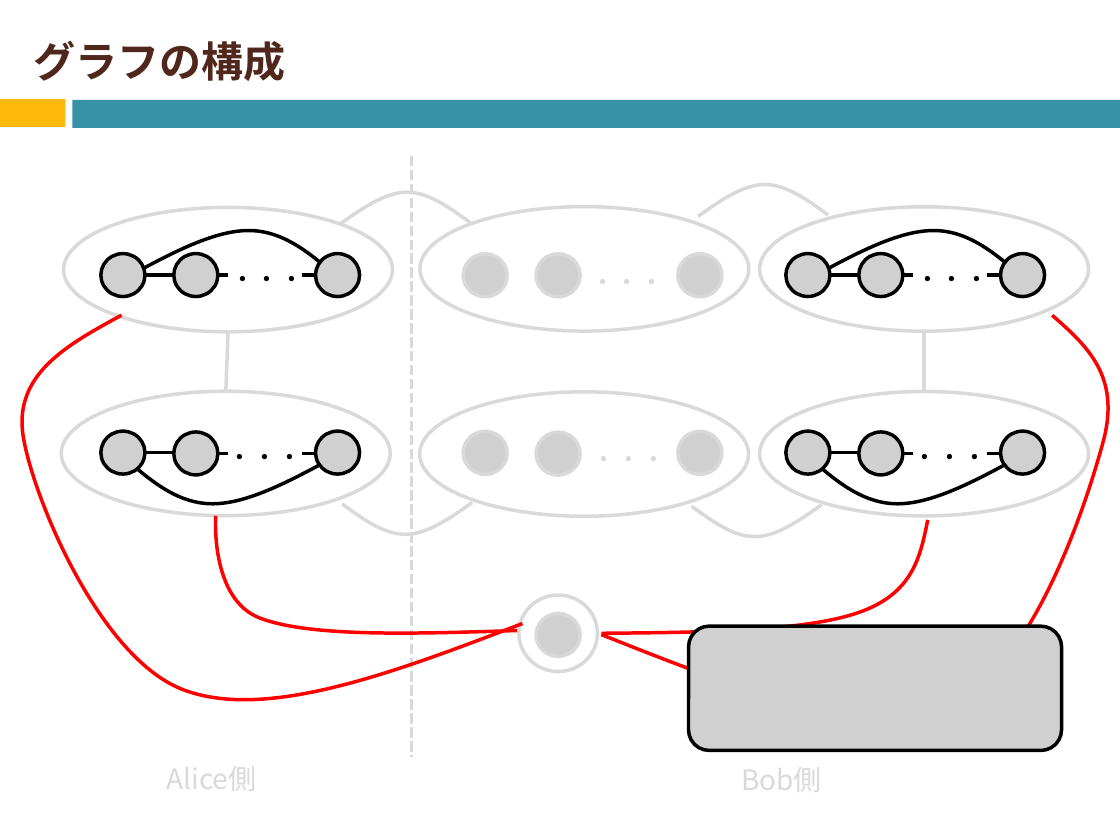
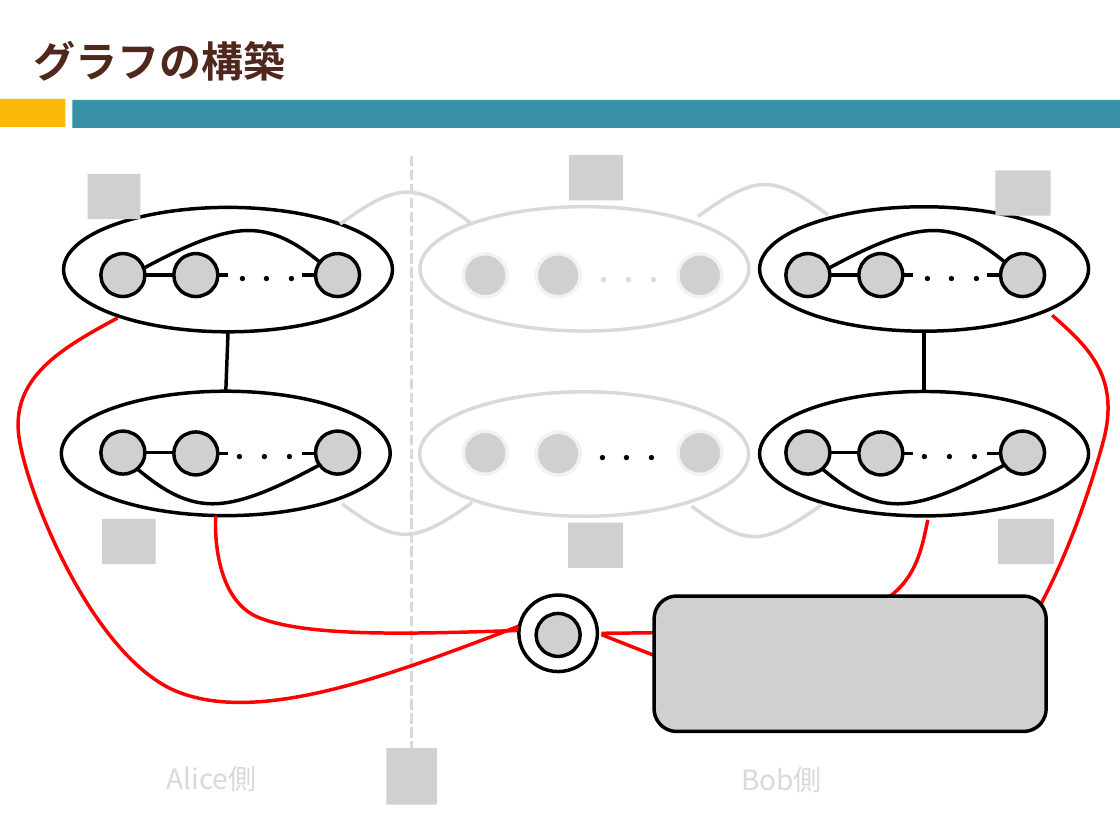
Before and after one commit to Izulabo-nitech/Distributed_Complexity_of_k-Maximal_Independent_Set_Verification, a slide deck: slide 23 of chukan/chukan2020_sato.pptx (slide 25 before the commit). Drawn at 1120x840 pixels with LibreOffice and Linux fonts; fonts in the diff are those of the drawing; grey boxes stand for pictures. Boxes give left, top, right and bottom in pixels: in the first picture for what was removed or moved away, otherwise in the second. Text is boxed around its words. In the diff, an @@ line names an element or a change of style, - is before the commit and + after.

```diff
--- a/chukan/chukan2020_sato.pptx
+++ b/chukan/chukan2020_sato.pptx
@@ title at (33, 41, 285, 81): text changed @@
-グラフの構成
+グラフの構築
@@ picture added at (87, 174, 140, 218) @@
@@ picture added at (569, 156, 623, 200) @@
@@ picture added at (996, 170, 1051, 215) @@
@@ freeform shape: place and size @@
-freeform shape at (22, 315, 523, 699)
+freeform shape at (18, 318, 519, 702)
@@ line (228, 332) - (226, 391): stroke #D9D9D9 2.25 pt to #000000 2.25 pt @@
@@ line (924, 332) - (924, 392): stroke #D9D9D9 2.25 pt to #000000 2.25 pt @@
@@ text "・・・" at (590, 455, 664, 460): text colour #D9D9D9 to #000000 @@
@@ picture added at (102, 519, 156, 563) @@
@@ picture added at (568, 523, 623, 568) @@
@@ picture added at (998, 519, 1054, 563) @@
@@ outline #D9D9D9 2.25 pt to #000000 2.25 pt in 5 elements at (64, 207, 393, 332), (62, 391, 391, 515), (759, 207, 1089, 332), (759, 392, 1089, 516), (519, 595, 597, 671) @@
@@ picture: place and size @@
-picture at (689, 626, 1062, 750)
+picture at (654, 596, 1046, 731)
@@ picture added at (386, 748, 437, 804) @@
```
Also in this commit, not shown: 8 other slides changed, 12 slides added, 4 slides removed.
